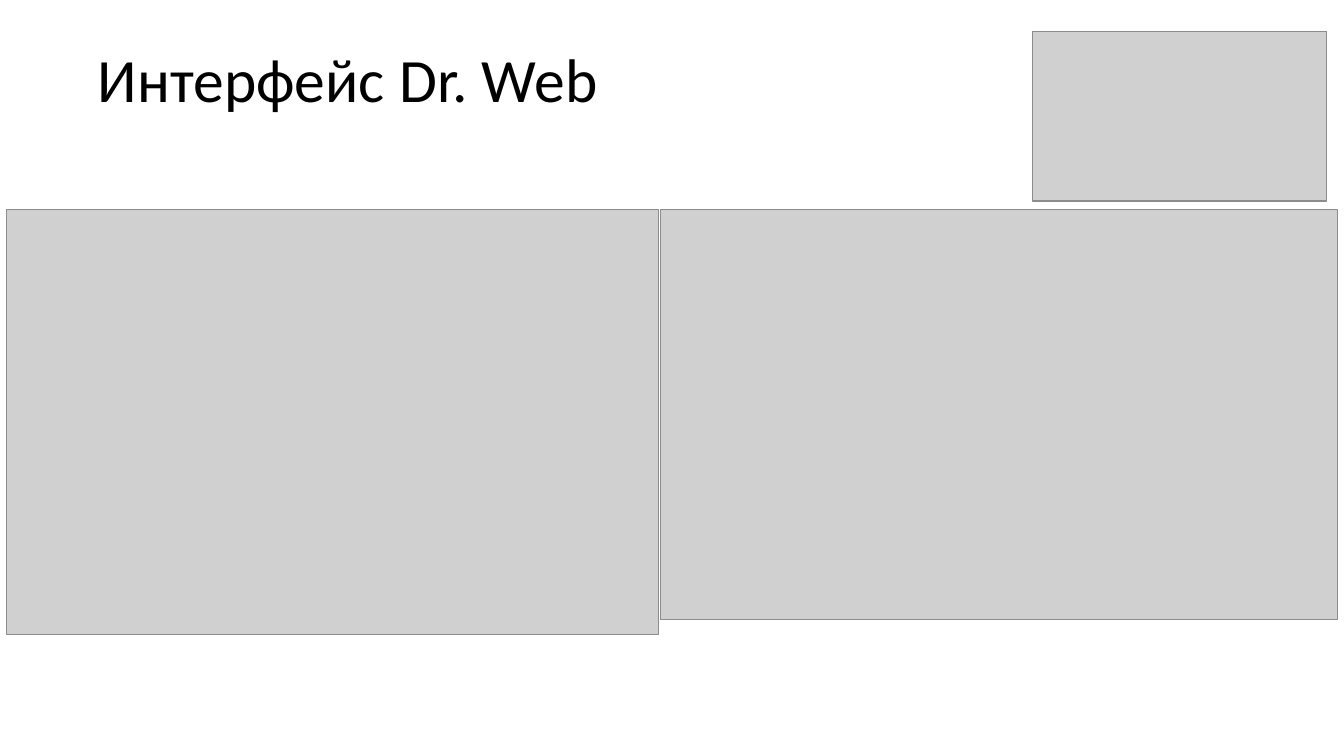
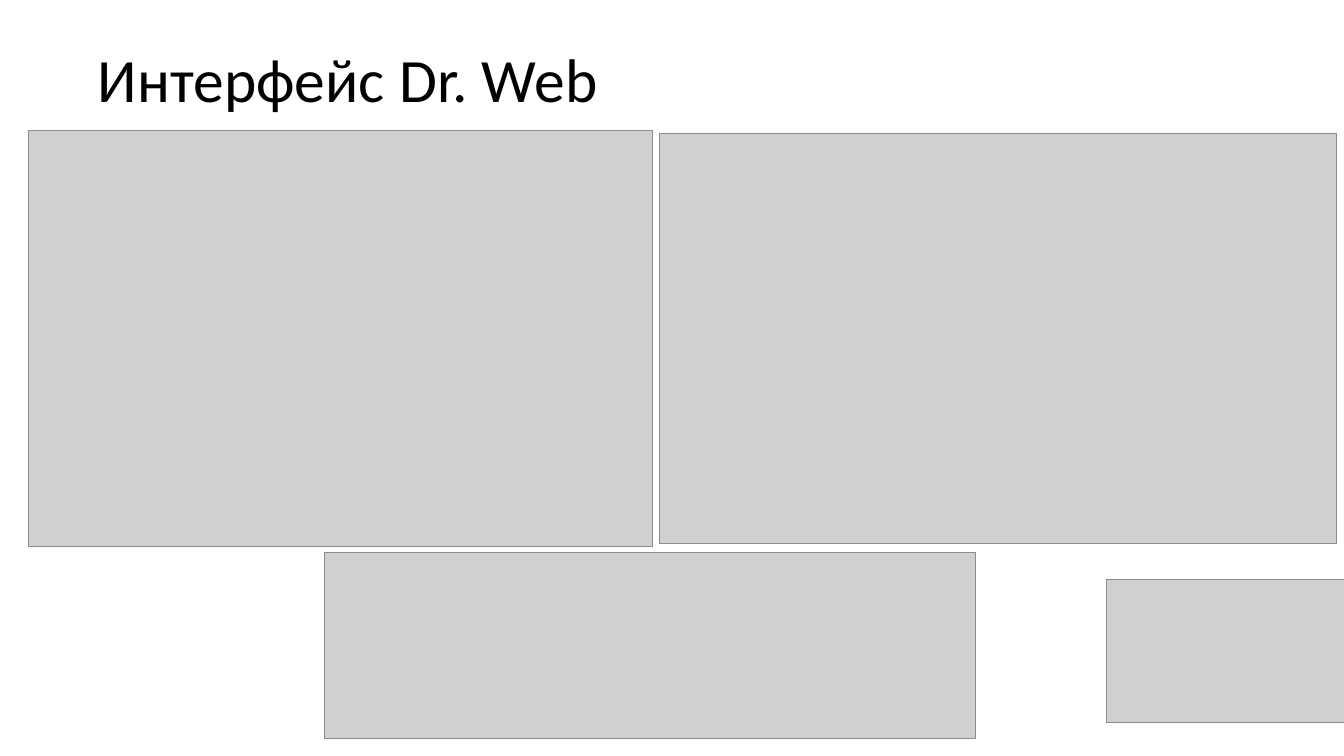
Before and after one commit to Cr1stalUK/UP-04, a slide deck: slide 5 of УП 04.pptx. Drawn at 1344x756 pixels with LibreOffice and Linux fonts; fonts in the diff are those of the drawing; grey boxes stand for pictures; background and template pictures are left out. Boxes give left, top, right and bottom in pixels: in the first picture for what was removed or moved away, otherwise in the second. Text is boxed around its words. In the diff, an @@ line names an element or a change of style, - is before the commit and + after.

```diff
--- a/УП 04.pptx
+++ b/УП 04.pptx
@@ picture: place and size @@
-picture at [7, 209, 659, 634]
+picture at [29, 130, 653, 546]
@@ picture: place and size @@
-picture at [661, 209, 1338, 619]
+picture at [659, 133, 1336, 543]
@@ picture added at [325, 553, 977, 739] @@
@@ picture: place and size @@
-picture at [1033, 31, 1327, 201]
+picture at [1106, 580, 1344, 723]
```
Also in this commit, not shown: 1 other slide changed.
